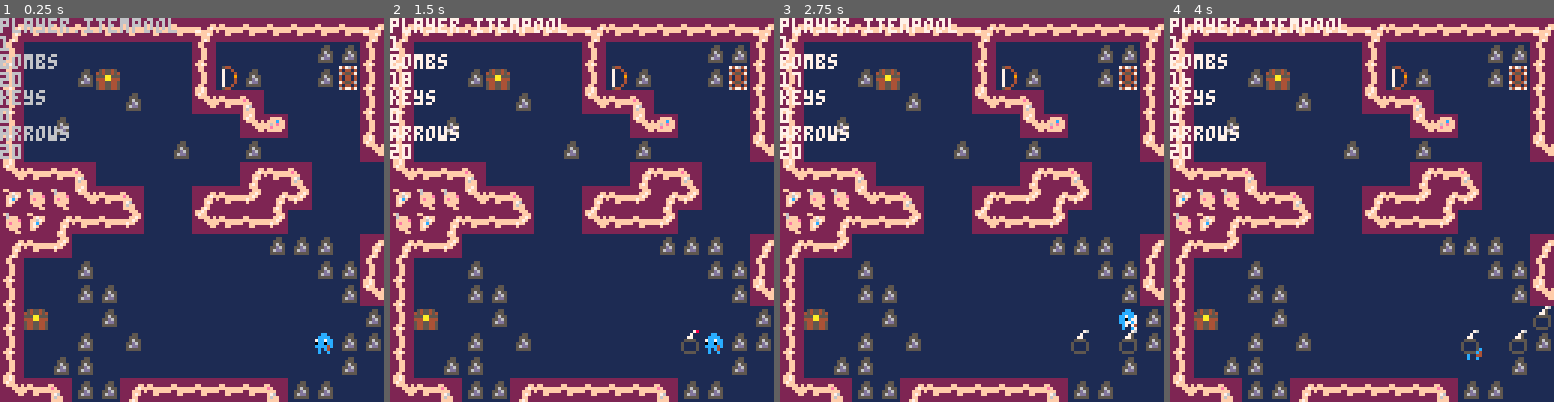
Above: before the commit, frames 1-4 (left to right).
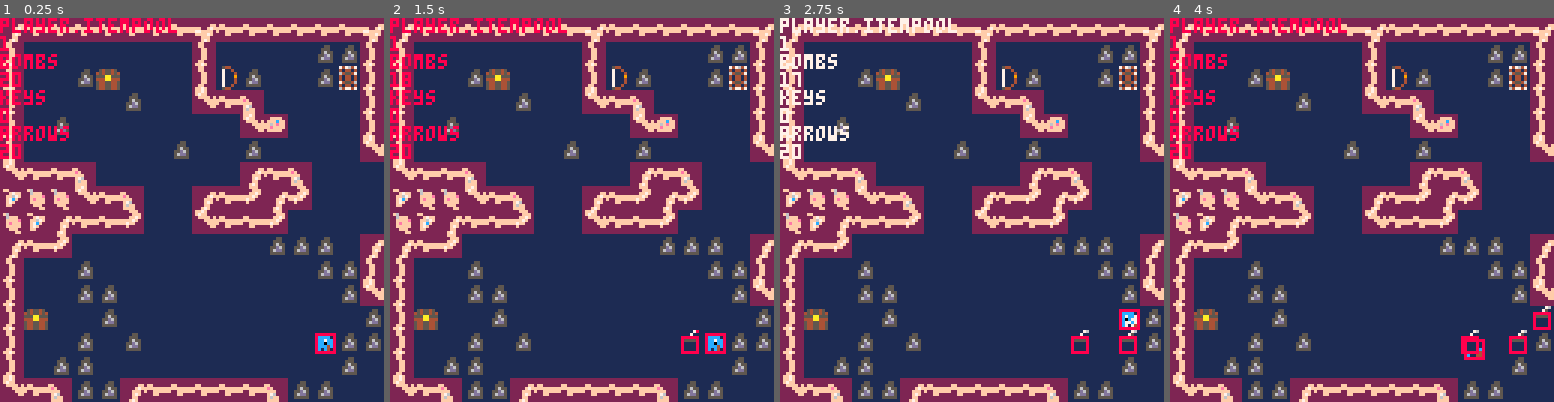
Above: after the commit, the same moments.

Repository: s-france/pico8GameS
Game: PICO-8 cartridge squid.p8
Two runs of this game, one before a commit and one after it. Both use one fixed random seed, a clock stepped at 60 frames per second and the inputs below.
Inputs:
- Up to frame 1 (0.25 s): no input
- Up to frame 2 (1.5 s): tap X (X key) at 0.33, 1.07 s; tap O (Z key) at 0.7 s
- Up to frame 3 (2.75 s): hold Right 1.6-2.1 s; tap O (Z key) at 1.7, 2.1, 2.5 s; tap X (X key) at 1.85 s; hold Up 2.15-2.42 s; hold Right from 2.47 s (still down)
- Up to frame 4 (4 s): tap O (Z key) at 2.9, 3.3, 3.7 s; tap X (X key) at 2.97 s; release Right at 3.03 s; hold Left 3.08-3.58 s; hold Down 3.63-3.97 s

The runs differ from the first frame. In frame 1, 2.4% of the frame differs, in the area x 0-88%, y 0-88%; in frame 2, 2.5%; in frame 3, 0.4%; in frame 4, 2.7%, in the area x 0-100%, y 0-90%.

Commit message:
Update squid.p8

Diff:
--- a/squid.p8
+++ b/squid.p8
@@ -25,14 +25,21 @@
 	particles = {}
 
  global_faces = {
-	[0] = {-1,-1},
- [1] = {0,-1},
- [2] = {1,-1},
-	[3] = {-1,0},
-	[4] = {1,0},
-	[5] = {-1,1},
-	[6] = {0,1},
-	[7] = {1,1} }
+	[0] = {-1,-1,-6,4,.5,.5,4,4,2,-2,.5,.5,.25},
+
+ [1] = {0,-1,-2,-4,0,1,4,4,2,0,1,.5,.2},
+
+ [2] = {1,-1,4,-6,.5,.5,4,4,2,2,.5,.5,.25},
+
+	[3] = {-1,0,-4,10,1,0,4,4,0,-2,.5,1,.25},
+
+	[4] = {1,0,12,-2,1,0,4,4,0,2,.5,1,.25},
+
+	[5] = {-1,1,4,14,.5,.5,4,4,-2,-2,.5,.5,.25},
+
+	[6] = {0,1,10,12,0,1,4,4,-2,0,1,.5,.25},
+
+	[7] = {1,1,14,4,.5,.5,4,4,-2,2,.5,.5,.25} }
 
 	//npc1 = make_npc(1,0,70,35,1,1)
 	//npc2 = make_npc(0,0,8,16,0,1)
@@ -98,7 +105,7 @@
 	print(player.resources.arrows[1])
 
 
-	//foreach(hitboxes, draw_hitbox)
+	foreach(hitboxes, draw_hitbox)
 
 
 end
@@ -309,29 +316,13 @@
 end
 
 
-
-
 function sword()
-		//sword visuals
-		if player.face == 1 then
-			add_partsys(player.x -2,player.y -4, 0,1, 4, 4, 2,0, 1,.5, .25)
-		elseif player.face == 6 then
-			add_partsys(player.x +10,player.y +12, 0,1, 4, 4, -2,0, 1,.5, .25)
-		elseif player.face == 4 then
-			add_partsys(player.x +12,player.y -2, 1,0, 4, 4, 0,2, .5,1, 0.25)
-		elseif player.face == 3 then
-			add_partsys(player.x -4,player.y +10, 1,0, 4, 4, 0,-2, .5,1, 0.25)
-		elseif player.face == 2 then
-			add_partsys(player.x +4,player.y -6, .5,.5, 4, 4, 2,2, .5,.5, 0.25)
-		elseif player.face == 5 then
-			add_partsys(player.x +4,player.y +14, .5,.5, 4, 4, -2,-2, .5,.5, 0.25)
-		elseif player.face == 0 then
-			add_partsys(player.x -6,player.y +4, .5,.5, 4, 4, 2,-2, .5,.5, 0.25)
-		elseif player.face == 7 then
-			add_partsys(player.x +14,player.y +4, .5,.5, 4, 4, -2,2, .5,.5, 0.25)
-		end
-
-		//add sword hitbox here!!!!
+		for k,v in pairs(global_faces) do
+			if player.face == k then
+				add_partsys(player.x + v[3],player.y + v[4], v[5],v[6], v[7], v[8], v[9],v[10], v[11],v[12],v[13])
+			end
+		end
+
 
 end
 
@@ -959,6 +950,8 @@
 	return cols
 end
 
+
+--[[
 --delete this and
 --use mapcollisions() instead
 function collisions(obj)
@@ -1028,6 +1021,7 @@
 
 	return cols
 end
+--]]
 
 
 function add_hitbox(tag, x,y, xlen,ylen, duration, parent)
